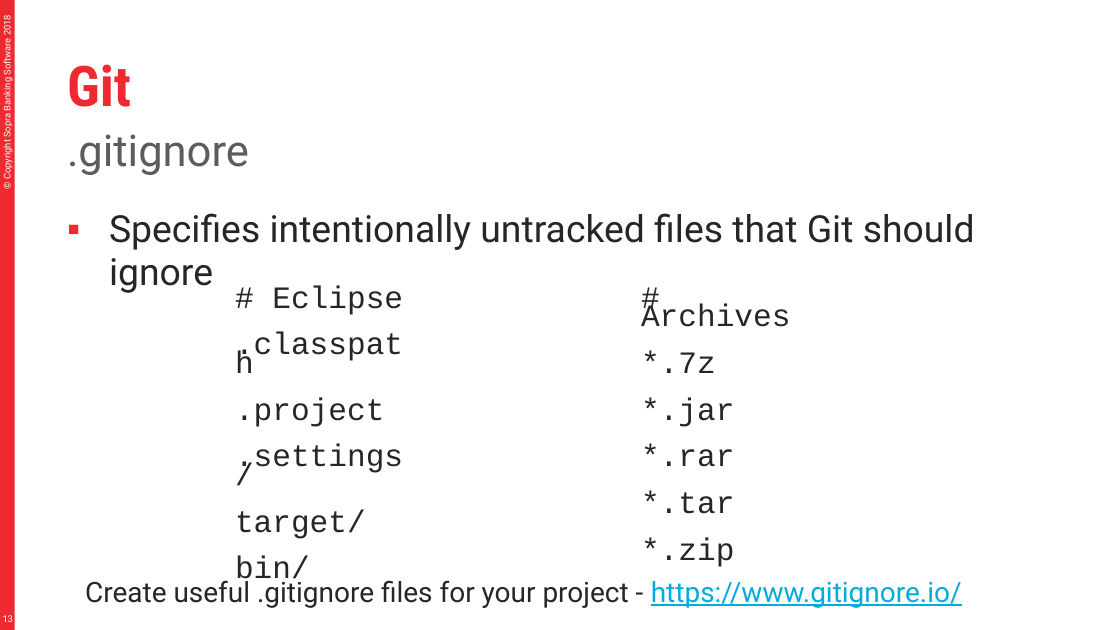
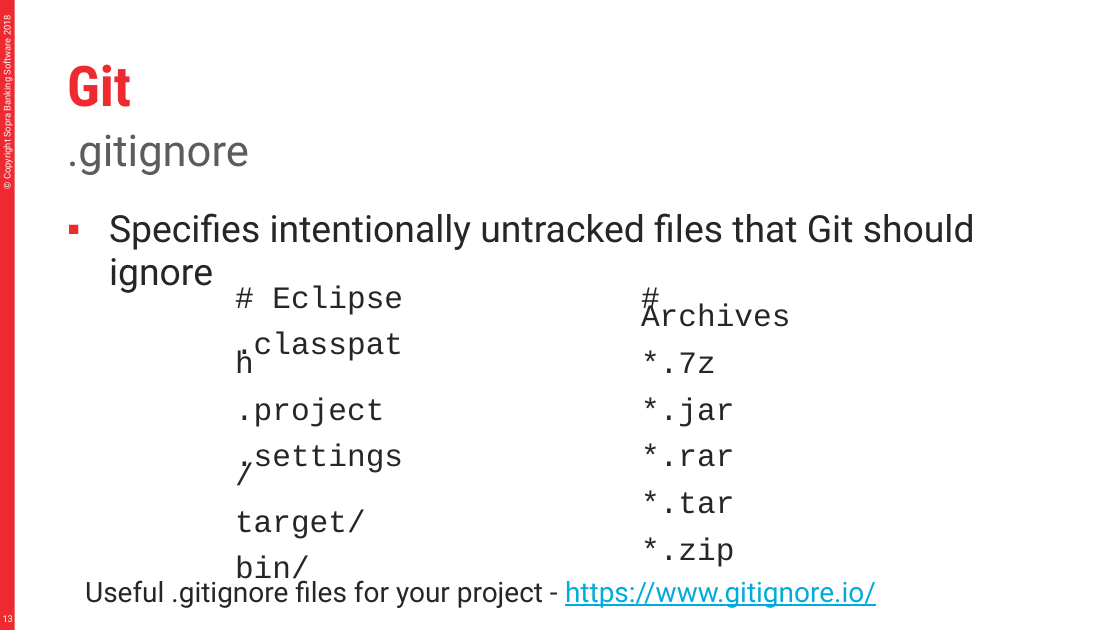
Before and after one commit to divesh979/murari, a slide deck: slide 13 of material/Git.pptx. Drawn at 1120x630 pixels with LibreOffice and Linux fonts; fonts in the diff are those of the drawing. Boxes give left, top, right and bottom in pixels: in the first picture for what was removed or moved away, otherwise in the second. Text is boxed around its words. In the diff, an @@ line names an element or a change of style, - is before the commit and + after.

```diff
--- a/material/Git.pptx
+++ b/material/Git.pptx
@@ text at [85,576,876,608]: text changed @@
-Create useful .gitignore files for your project - https://www.gitignore.io/
+Useful .gitignore files for your project - https://www.gitignore.io/
```
Also in this commit, not shown: 17 other slides changed, 3 slides added, 2 other files.
